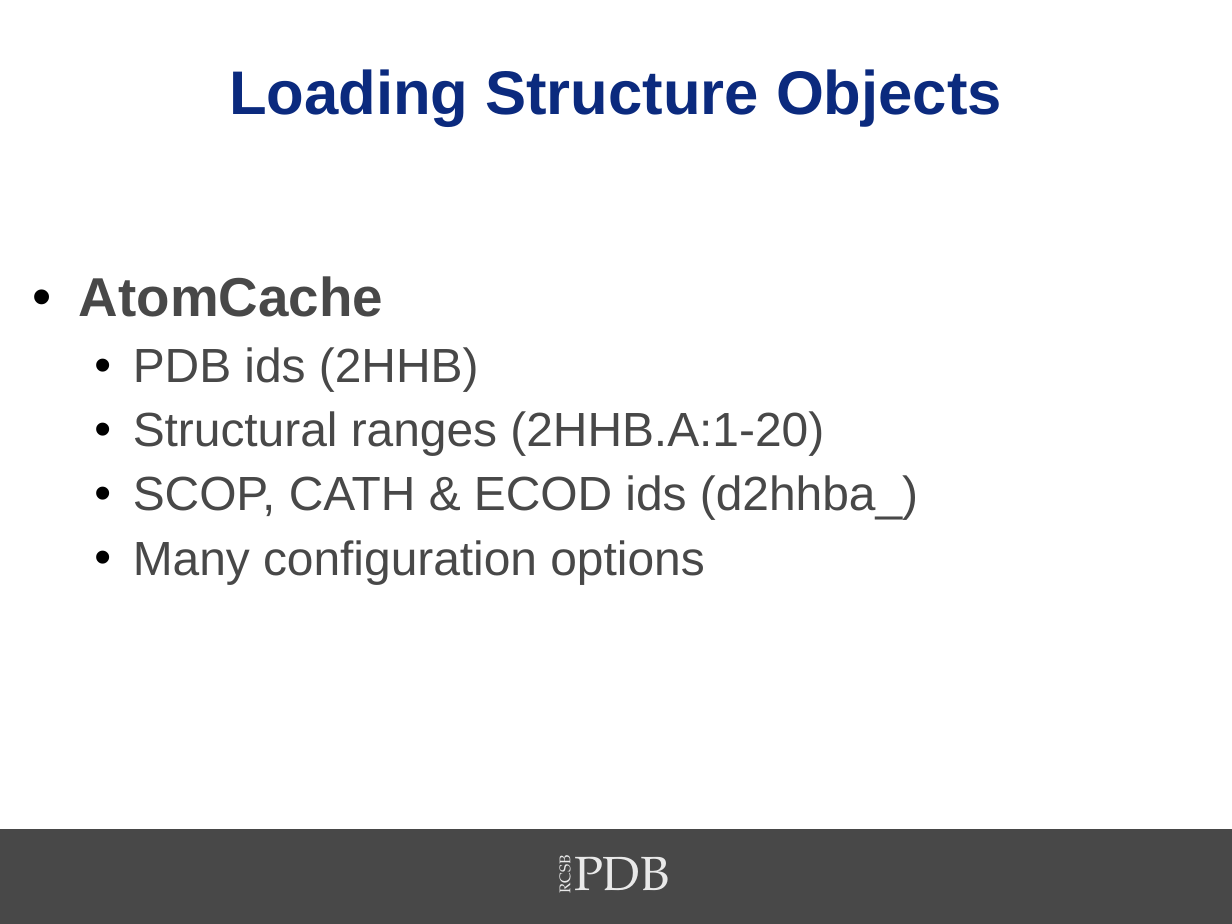
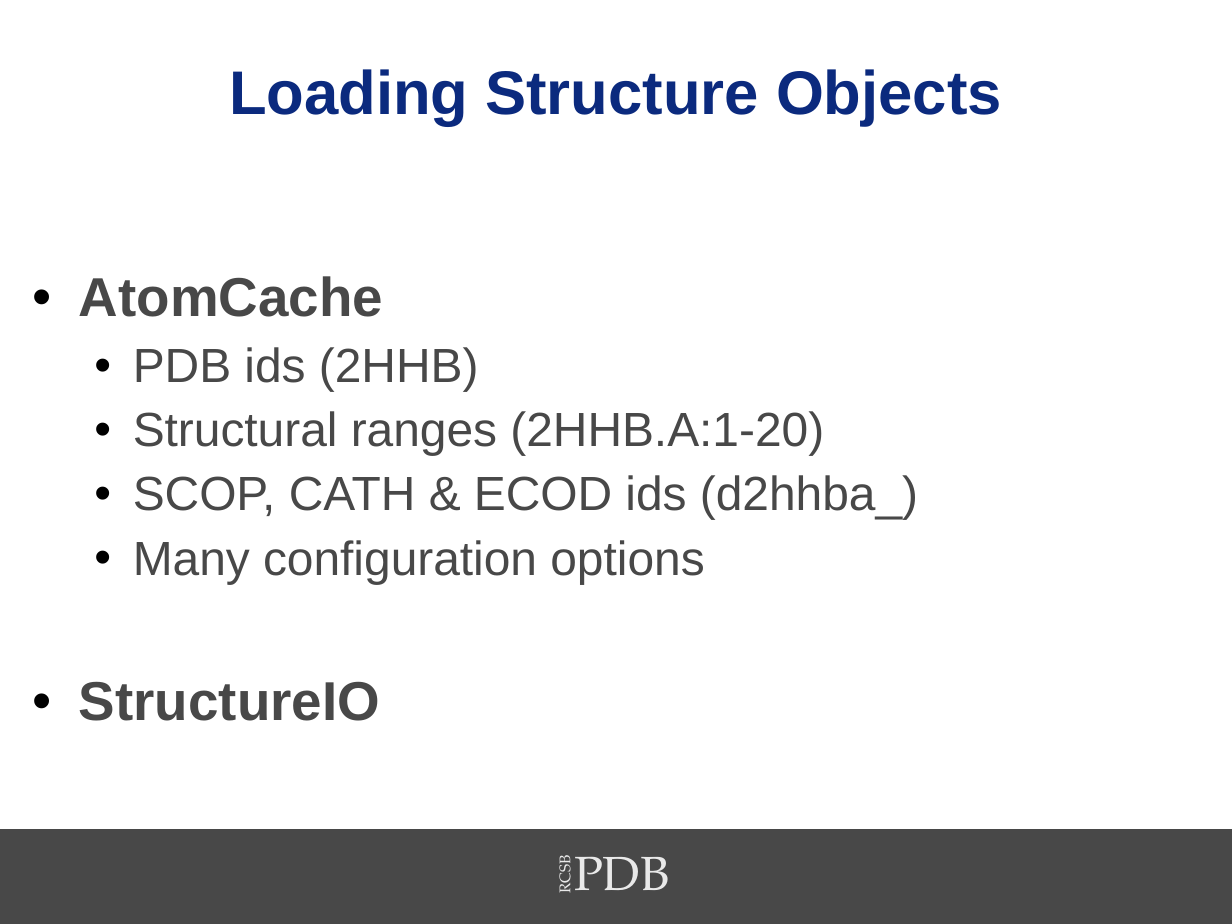
Before and after one commit to sbl-sdsc/mmtf-workshop-2017, a slide deck: slide 17 of 6-biojava/MMTF2017-BioJava.pptx. Drawn at 1232x924 pixels with LibreOffice and Linux fonts; fonts in the diff are those of the drawing; background and template pictures are left out. Boxes give left, top, right and bottom in pixels: in the first picture for what was removed or moved away, otherwise in the second. Text is boxed around its words. In the diff, an @@ line names an element or a change of style, - is before the commit and + after.

```diff
--- a/6-biojava/MMTF2017-BioJava.pptx
+++ b/6-biojava/MMTF2017-BioJava.pptx
@@ text at (79, 681, 380, 721): paragraph added @@
+• StructureIO
```
Also in this commit, not shown: 5 other slides changed, 5 slides added, 1 slide removed, 1 other file.
